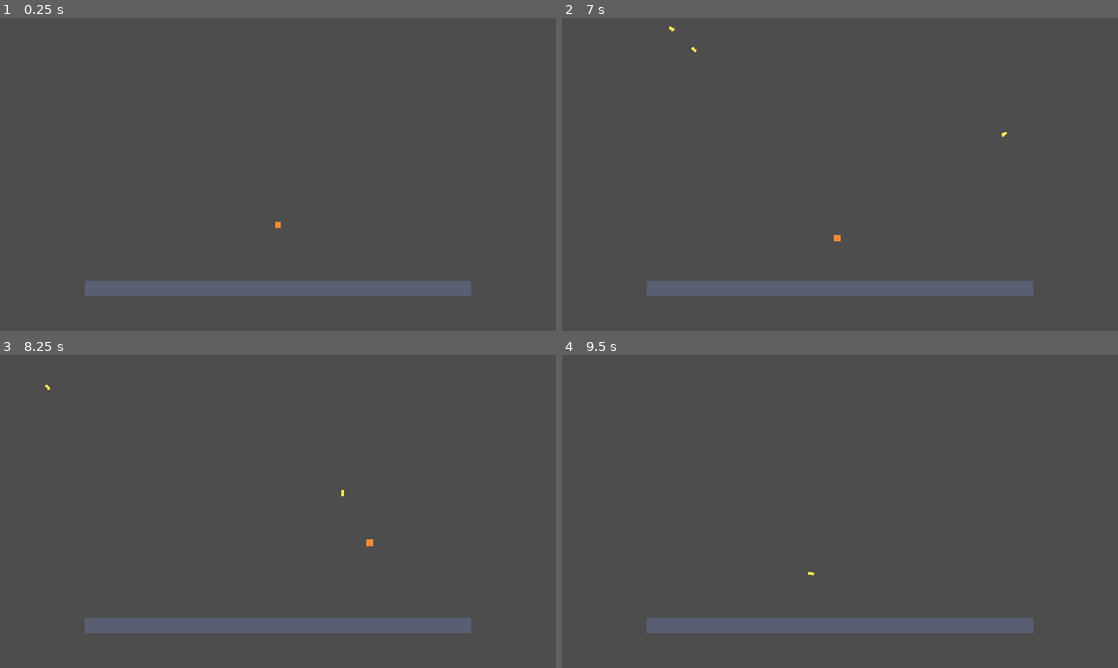
Above: before the commit, frames 1-4 (two rows, left to right).
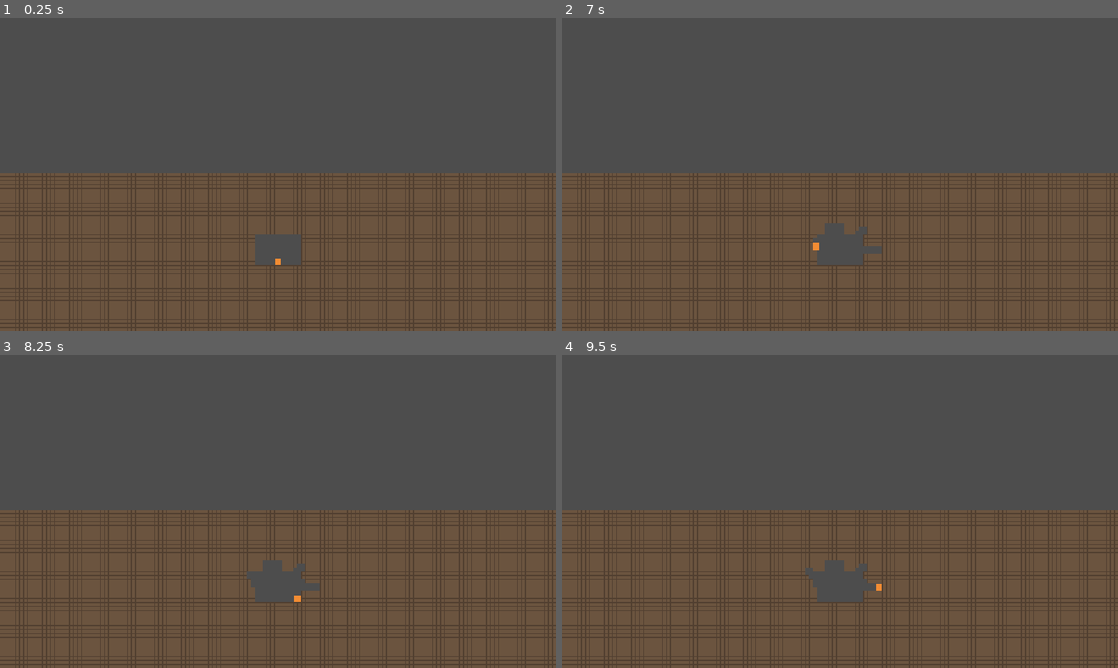
Above: after the commit, the same moments.

Repository: meyer1994/trr
Game: Godot game, scene res://scenes/main.tscn
Two runs of this game, one before a commit and one after it. Both use one fixed random seed, a clock stepped at 60 frames per second and the inputs below.
Inputs (mouse positions are in pixels of both pictures, inside the frame that each line leads up to):
- Up to frame 1 (0.25 s): no input
- Up to frame 2 (7 s): tap Enter (shoot) at 0.5, 0.6, 1.35, 2.1, 2.85, 3.6, 4.25, 4.35, 5.1, 5.75, 5.85, 6.6 s; move the mouse to (962, 158) at 0.52 s; hold Right (move_right) 0.53-2.03 s; tap Space (jump) at 0.77, 1.52, 2, 3.02, 3.77, 4.52, 5, 6.02, 6.5, 6.77 s; move the mouse to (728, 190) at 1.27 s; move the mouse to (895, 105) at 2.02 s; hold Left (move_left) 2.03-2.78 s; move the mouse to (812, 237) at 2.77 s; hold Right (move_right) 2.78-4.28 s; move the mouse to (1006, 221) at 3.52 s; move the mouse to (673, 127) at 4.27 s; hold Left (move_left) 4.28-5.03 s; move the mouse to (867, 174) at 5.02 s; hold Right (move_right) 5.03-5.78 s; move the mouse to (756, 96) at 5.77 s; hold Left (move_left) from 5.78 s (still down); move the mouse to (962, 158) at 6.52 s
- Up to frame 3 (8.25 s): move the mouse to (166, 527) at 7.27 s; release Left (move_left) at 7.28 s; hold Right (move_right) from 7.28 s (still down); tap Enter (shoot) at 7.35, 8.1 s; tap Space (jump) at 7.52 s; move the mouse to (333, 442) at 8.02 s
- Up to frame 4 (9.5 s): keep holding Right (move_right); move the mouse to (812, 574) at 8.77 s; tap Enter (shoot) at 8.85 s; tap Space (jump) at 9.02 s

The runs differ from the first frame. In frame 1, 50% of the frame differs, in the area x 0-100%, y 49-100%; in frame 2, 49%; in frame 3, 49%; in frame 4, 49%.

Commit message:
Add destructible tile map and start player inside a hole
Co-authored-by: Cursor <cursoragent@cursor.com>

Diff:
--- a/scenes/main.tscn
+++ b/scenes/main.tscn
@@ -1,30 +1,20 @@
 [gd_scene load_steps=4 format=3]
 
 [ext_resource type="Script" path="res://scripts/player.gd" id="1_player"]
-
-[sub_resource type="RectangleShape2D" id="RectangleShape2D_platform"]
-size = Vector2(800, 32)
+[ext_resource type="Script" path="res://scripts/map.gd" id="2_map"]
 
 [sub_resource type="RectangleShape2D" id="RectangleShape2D_player"]
 size = Vector2(13.6, 13.6)
 
 [node name="Main" type="Node2D"]
 
-[node name="Platform" type="StaticBody2D" parent="."]
-position = Vector2(576, 560)
-
-[node name="CollisionShape2D" type="CollisionShape2D" parent="Platform"]
-shape = SubResource("RectangleShape2D_platform")
-
-[node name="ColorRect" type="ColorRect" parent="Platform"]
-offset_left = -400.0
-offset_top = -16.0
-offset_right = 400.0
-offset_bottom = 16.0
-color = Color(0.35, 0.37, 0.45, 1)
+[node name="Map" type="TileMapLayer" parent="." node_paths=PackedStringArray("player")]
+texture_filter = 1
+script = ExtResource("2_map")
+player = NodePath("../Player")
 
 [node name="Player" type="CharacterBody2D" parent="."]
-position = Vector2(576, 400)
+position = Vector2(576, 480)
 collision_layer = 2
 script = ExtResource("1_player")
 
--- a/scenes/projectile.tscn
+++ b/scenes/projectile.tscn
@@ -1,17 +1,9 @@
-[gd_scene load_steps=3 format=3]
+[gd_scene load_steps=2 format=3]
 
 [ext_resource type="Script" path="res://scripts/projectile.gd" id="1_projectile"]
 
-[sub_resource type="RectangleShape2D" id="RectangleShape2D_projectile"]
-size = Vector2(12, 6)
-
-[node name="Projectile" type="Area2D"]
-collision_layer = 0
-collision_mask = 1
+[node name="Projectile" type="Node2D"]
 script = ExtResource("1_projectile")
-
-[node name="CollisionShape2D" type="CollisionShape2D" parent="."]
-shape = SubResource("RectangleShape2D_projectile")
 
 [node name="ColorRect" type="ColorRect" parent="."]
 offset_left = -6.0
--- /dev/null
+++ b/scripts/map.gd
@@ -0,0 +1,68 @@
+extends TileMapLayer
+
+const CELL_SIZE := 8
+const SOURCE_ID := 0
+const TILE := Vector2i.ZERO
+const MAP_SIZE_CELLS := Vector2i(144, 81)
+const GROUND_TOP_ROW := 40
+const FILL_COLOR := Color(0.42, 0.33, 0.25)
+const EDGE_COLOR := Color(0.32, 0.25, 0.19)
+
+@export var player: Node2D
+@export var hole_size_cells := Vector2i(12, 8)
+
+
+func _ready() -> void:
+	tile_set = _build_tile_set()
+	_fill_ground()
+	_carve_hole_around_player()
+
+
+func destroy_area(world_point: Vector2, radius: float) -> void:
+	var center := local_to_map(to_local(world_point))
+	var reach := ceili(radius / CELL_SIZE)
+	for x in range(center.x - reach, center.x + reach + 1):
+		for y in range(center.y - reach, center.y + reach + 1):
+			var cell := Vector2i(x, y)
+			if to_global(map_to_local(cell)).distance_to(world_point) <= radius:
+				erase_cell(cell)
+
+
+func _build_tile_set() -> TileSet:
+	var image := Image.create_empty(CELL_SIZE, CELL_SIZE, false, Image.FORMAT_RGBA8)
+	image.fill(EDGE_COLOR)
+	image.fill_rect(Rect2i(1, 1, CELL_SIZE - 1, CELL_SIZE - 1), FILL_COLOR)
+
+	var source := TileSetAtlasSource.new()
+	source.texture = ImageTexture.create_from_image(image)
+	source.texture_region_size = Vector2i(CELL_SIZE, CELL_SIZE)
+
+	var tiles := TileSet.new()
+	tiles.tile_size = Vector2i(CELL_SIZE, CELL_SIZE)
+	tiles.add_physics_layer()
+	# The source must belong to the TileSet before its tiles can hold physics data.
+	tiles.add_source(source, SOURCE_ID)
+	source.create_tile(TILE)
+
+	var half := CELL_SIZE / 2.0
+	var data := source.get_tile_data(TILE, 0)
+	data.add_collision_polygon(0)
+	data.set_collision_polygon_points(0, 0, PackedVector2Array([
+		Vector2(-half, -half), Vector2(half, -half), Vector2(half, half), Vector2(-half, half),
+	]))
+	return tiles
+
+
+func _fill_ground() -> void:
+	for x in MAP_SIZE_CELLS.x:
+		for y in range(GROUND_TOP_ROW, MAP_SIZE_CELLS.y):
+			set_cell(Vector2i(x, y), SOURCE_ID, TILE)
+
+
+func _carve_hole_around_player() -> void:
+	if player == null:
+		return
+	var top_left := local_to_map(to_local(player.global_position)) - hole_size_cells / 2
+	for x in hole_size_cells.x:
+		for y in hole_size_cells.y:
+			erase_cell(top_left + Vector2i(x, y))
--- a/scripts/projectile.gd
+++ b/scripts/projectile.gd
@@ -1,20 +1,28 @@
-extends Area2D
+extends Node2D
 
 const SPEED := 700.0
 const LIFETIME := 2.0
+const BLAST_RADIUS := 10.0
+const WORLD_COLLISION_MASK := 1
 
 var direction := Vector2.RIGHT
 
 
 func _ready() -> void:
 	rotation = direction.angle()
-	body_entered.connect(_on_body_entered)
 	get_tree().create_timer(LIFETIME).timeout.connect(queue_free)
 
 
 func _physics_process(delta: float) -> void:
-	position += direction * SPEED * delta
+	# Ray-cast each step so fast shots can't skip over thin walls between frames.
+	var next_position := global_position + direction * SPEED * delta
+	var query := PhysicsRayQueryParameters2D.create(global_position, next_position, WORLD_COLLISION_MASK)
+	query.hit_from_inside = true
+	var hit := get_world_2d().direct_space_state.intersect_ray(query)
+	if hit.is_empty():
+		global_position = next_position
+		return
 
-
-func _on_body_entered(_body: Node2D) -> void:
+	if hit.collider.has_method("destroy_area"):
+		hit.collider.destroy_area(hit.position, BLAST_RADIUS)
 	queue_free()
Not shown, added: scripts/map.gd.uid
